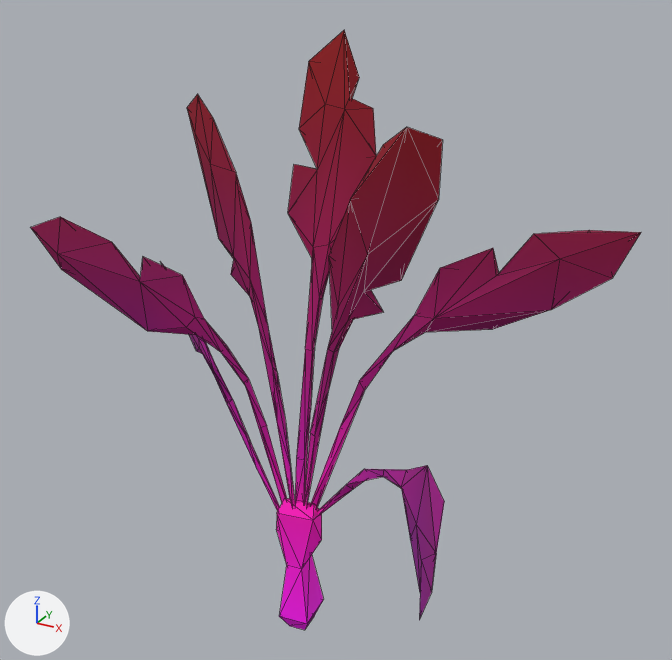
Renders of the glTF model assets/synty/synty-plant-palmbush-01.gltf from each side of a commit.
One viewpoint serves both versions: a camera (50 mm lens) standing at (2.63, -4.33, 4.33) and looking at (0.29, -0.07, 2.2). Lighting does not change. The marker at lower left points along +X, +Y and +Z. The picture after the commit comes second. Mesh edges are drawn as thin lines. Vertices at exactly the same position are counted once.

Objects in the first picture: 'SM_Plant_PalmBush_01'.
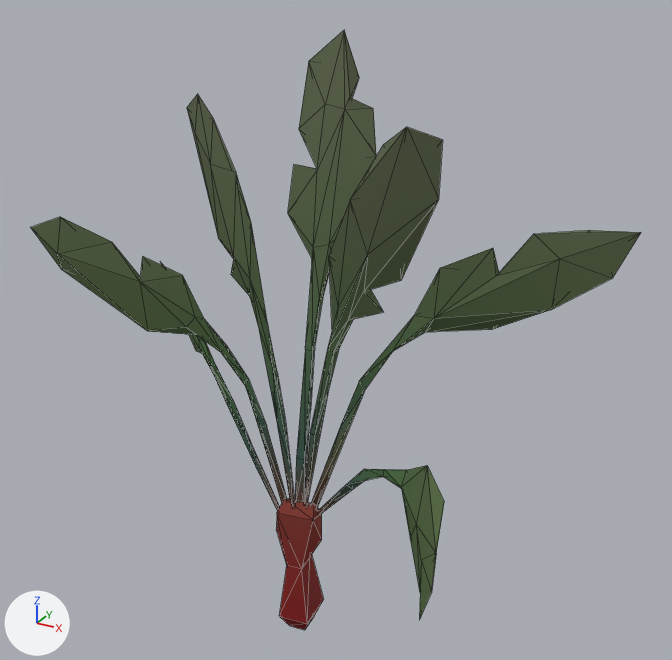
Boxes [x1, y1, x2, y2] around the edits, measured in the pictures (672 x 660 px):
'SM_Plant_PalmBush_01', surface changed, recoloured
    both: [30, 30, 641, 630]
part 1 of me_sm_plant_palmbush_01, recoloured
    both: [30, 30, 641, 311]
part 2 of me_sm_plant_palmbush_01, recoloured
    both: [33, 175, 560, 352]
part 3 of me_sm_plant_palmbush_01, recoloured
    both: [161, 263, 444, 620]
part 4 of me_sm_plant_palmbush_01, recoloured (pink to red)
    both: [256, 395, 363, 630]
part 5 of me_sm_plant_palmbush_01, recoloured
    both: [187, 256, 414, 476]
part 6 of me_sm_plant_palmbush_01, recoloured
    both: [227, 330, 383, 515]

What changed in the scene script:
```text
Add img_image_0:
    img_image_0 = load_image('Image_0', '_unpacked/Image_0', 512, 512, 'sRGB')
Change mat_lambert2:
    add n3 = _N.new('ShaderNodeMix'); n3.name = 'Mix'
    add n3.data_type = 'RGBA'
    add n3.blend_type = 'MULTIPLY'
    add n3.inputs[0].default_value = 1.0  # 'Factor'
    add n4 = _N.new('ShaderNodeTexImage'); n4.name = 'Image Texture'
    add n4.image = img_image_0
    where n2 = _N.new('ShaderNodeVertexColor'); n2.name = 'Color Attribute'
    where n0 = _N.new('ShaderNodeBsdfPrincipled'); n0.name = 'Principled BSDF'
    remove _L.new(n2.outputs[0], n0.inputs[0])  # 'Color' to 'Base Color'
    add _L.new(n3.outputs[2], n0.inputs[0])  # 'Result' to 'Base Color'
    add _L.new(n2.outputs[0], n3.inputs[7])  # 'Color' to 'B'
    add _L.new(n4.outputs[0], n3.inputs[6])  # 'Color' to 'A'
Change me_sm_plant_palmbush_01:
    where me_sm_plant_palmbush_01.from_pydata(...)  # 216 vertices, 400 faces; spans x -1.67..1.81, y -1.5..0.78, z -0.05..3.76
    used by ob_sm_plant_palmbush_01; location = (0.0, 0.0, 0.0)
    me_sm_plant_palmbush_01 part 1: 88 faces centred in x -1.4..1.72, y -0.55..0.54, z 2.54..3.64 are repainted in the vertex colours; the middle colour goes from red #8e0034 to white #fafff6
    me_sm_plant_palmbush_01 part 2: 90 faces centred in x -1.41..1.31, y -0.53..0.3, z 2.07..2.62 are repainted in the vertex colours; the middle colour goes from purple #9e005c to pale green #e8ffe5
    me_sm_plant_palmbush_01 part 3: 61 faces centred in x -1.56..1.46, y -1.39..0.72, z 1.58..1.98 are repainted in the vertex colours; the middle colour goes from purple #8e0085 to green #d3ffc4
    me_sm_plant_palmbush_01 part 4: 56 faces centred in x -0.22..0.24, y -0.15..0.08, z -0.05..1.21 are repainted in the vertex colours; the middle colour goes from pink #ff00c2 to red #ff7575
    me_sm_plant_palmbush_01 part 5: 41 faces centred in x -0.67..0.75, y -0.43..0.15, z 1.54..2.15 are repainted in the vertex colours; the middle colour goes from purple #9e0078 to green #cfffdc
    me_sm_plant_palmbush_01 part 6: 64 faces centred in x -0.48..0.77, y -0.42..0.11, z 1.05..1.94 are repainted in the vertex colours; the middle colour goes from pink #c60098 to blue #b3e1ff
```
